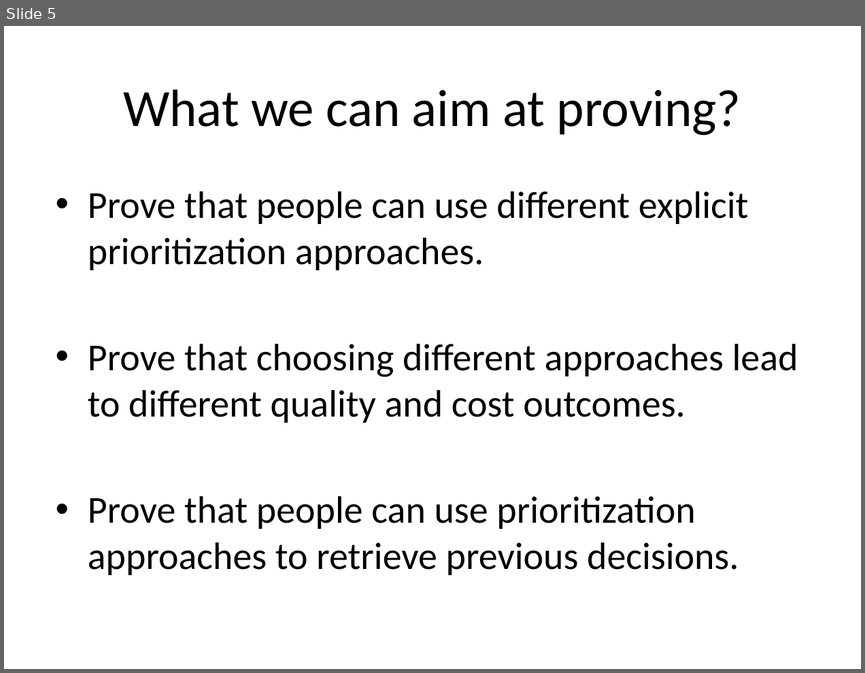
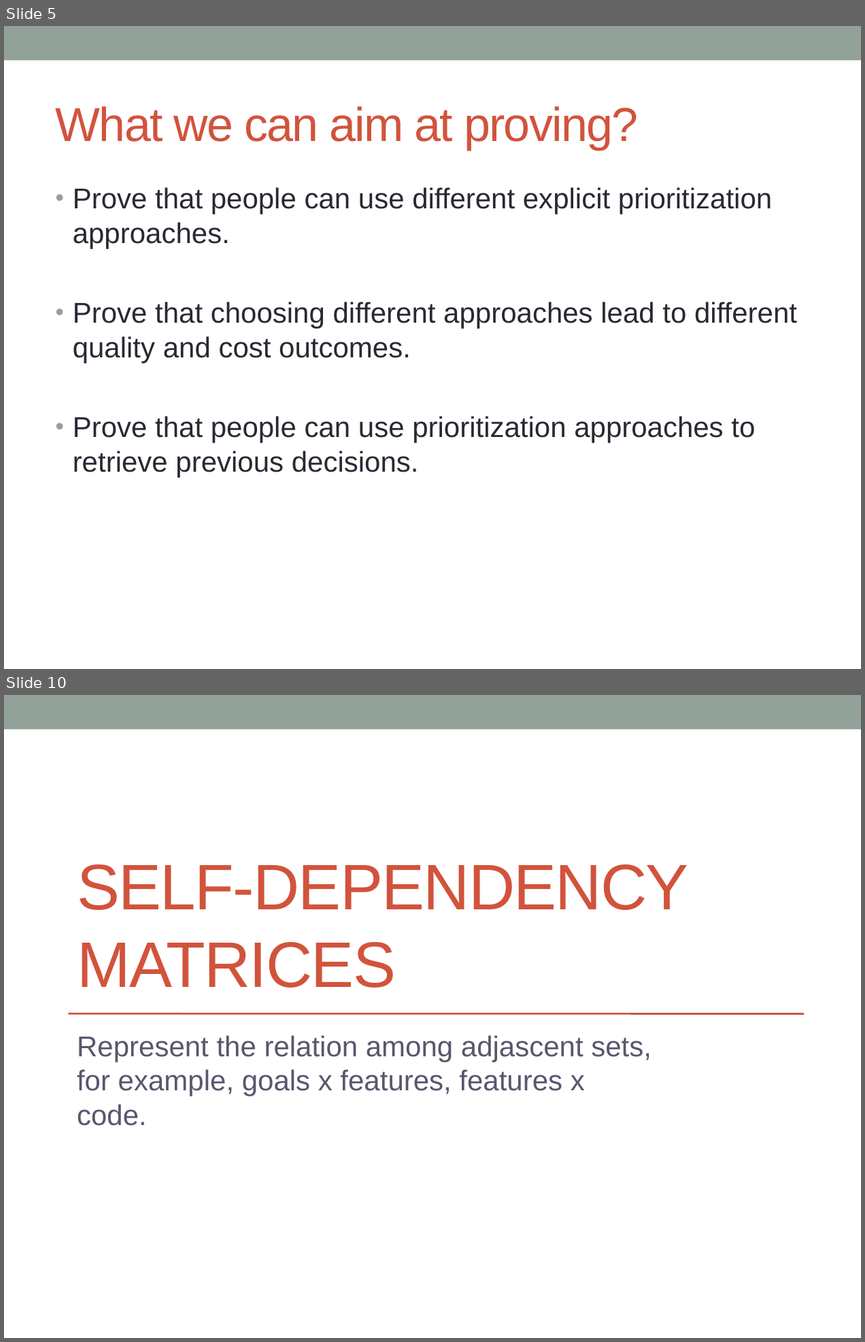
Before and after one commit to christianadriano/ReqEngResearch, a slide deck: Paper_TraceabilityBasedPrioritization/Writing/ProposalsToContinue.pptx. Shown one above the other, each under a label of ours: slide 5 before the commit, slides 5 and 10 after it; the slides between them are not shown. The pictures are 865x673 and 865x1342 pixels, drawn with LibreOffice and Linux fonts; fonts in the diff are those of the drawing. Boxes give left, top, right and bottom in pixels: in the first picture for what was removed or moved away, otherwise in the second. Text is boxed around its words. In the diff, an @@ line names an element or a change of style, - is before the commit and + after.

```diff
--- a/Paper_TraceabilityBasedPrioritization/Writing/ProposalsToContinue.pptx
+++ b/Paper_TraceabilityBasedPrioritization/Writing/ProposalsToContinue.pptx
@@ slide 10 added at [4,695,861,1338], background #FFFFFF; not listed: 1 template element that a slide beside it also shows @@
@@ title added at [77,864,689,987], 54 pt, text #D2533C @@
+SELF-DEPENDENCY MATRICES
@@ line added from (68, 1014) to (804, 1014), #D2533C 1.5 pt @@
@@ subtitle added at [77,1035,651,1125], 24 pt, text #57576E @@
+Represent the relation among adjascent sets, for example, goals x features, features x code.
@@ slide 5 changed as well @@
@@ rectangle added at [4,26,861,60], fill #93A299 @@
@@ title "What we can aim at ...": place and size @@
-title "What we can aim at ..." at [123,89,741,135]
+title "What we can aim at ..." at [56,106,638,150]
@@ title "What we can aim at ..." at [56,106,638,150]: size 44 to 40 pt, font Calibri to Arial, text colour #000000 to #D2533C, letter spacing 0 to -1 pt; alignment centre to left @@
@@ text "Prove that people can use ..." at [73,187,797,477]: size 32 to 24 pt, font Calibri to Arial, text colour #000000 to #292934; indent changed; less space between paragraphs @@
```
Also in this commit, not shown: 4 other slides changed, 11 other slides added, 6 other files.
